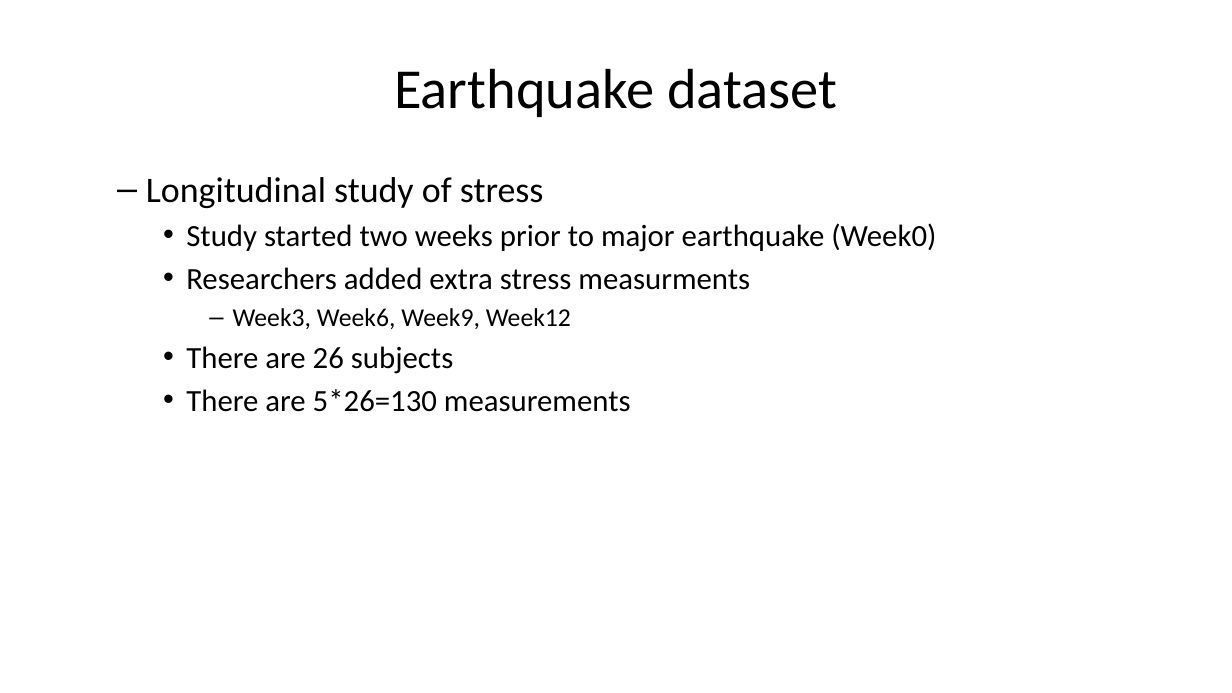
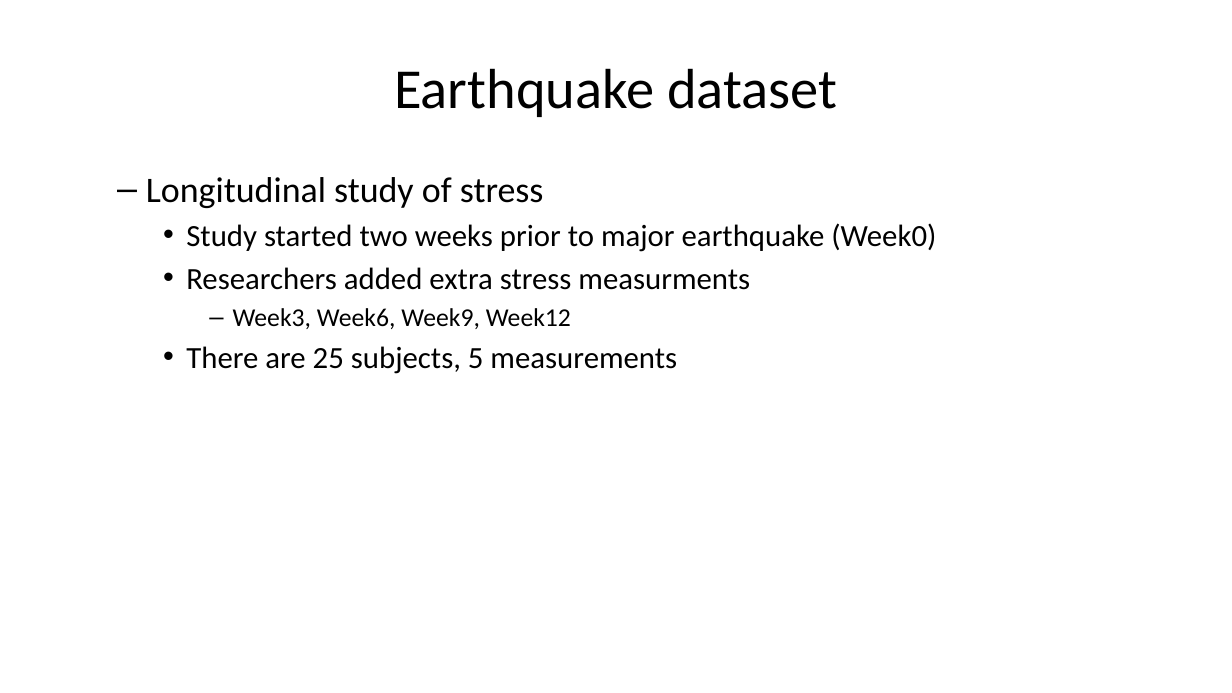
Before and after one commit to pmean/classes, a slide deck: slide 20 of introduction-to-r/results/v06-slides-and-speaker-notes.pptx. Drawn at 1232x693 pixels with LibreOffice and Linux fonts; fonts in the diff are those of the drawing. Boxes give left, top, right and bottom in pixels: in the first picture for what was removed or moved away, otherwise in the second. Text is boxed around its words. In the diff, an @@ line names an element or a change of style, - is before the commit and + after.

```diff
--- a/introduction-to-r/results/v06-slides-and-speaker-notes.pptx
+++ b/introduction-to-r/results/v06-slides-and-speaker-notes.pptx
@@ text at [186,346,677,374]: text changed @@
-    • There are 26 subjects
-    • There are 5*26=130 measurements
+    • There are 25 subjects, 5 measurements
```
Also in this commit, not shown: 4 other slides changed, 2 other files.
